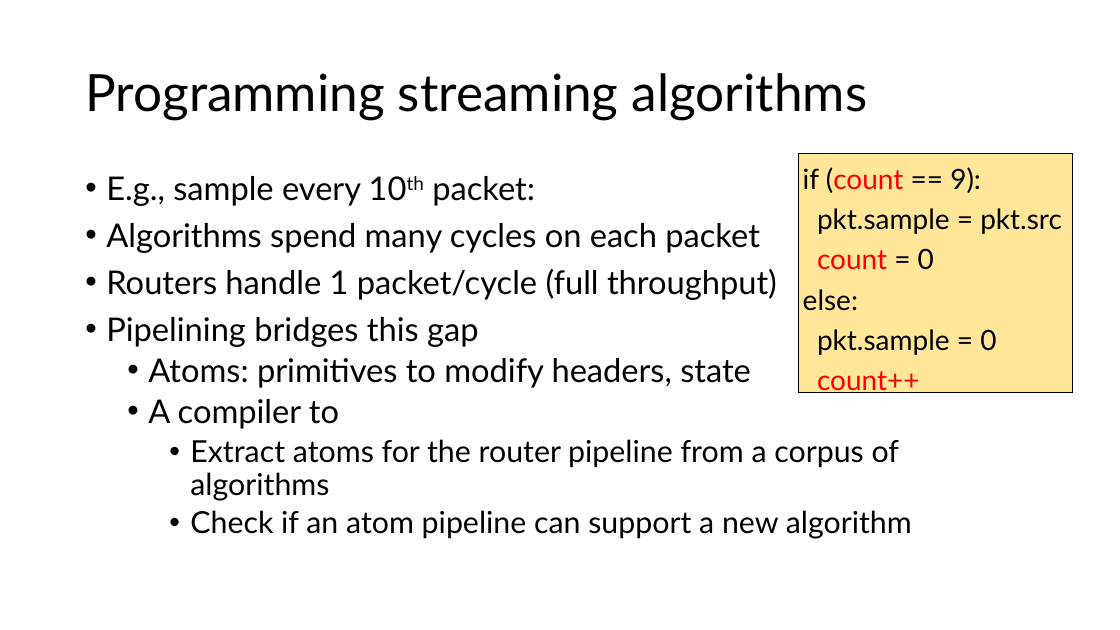
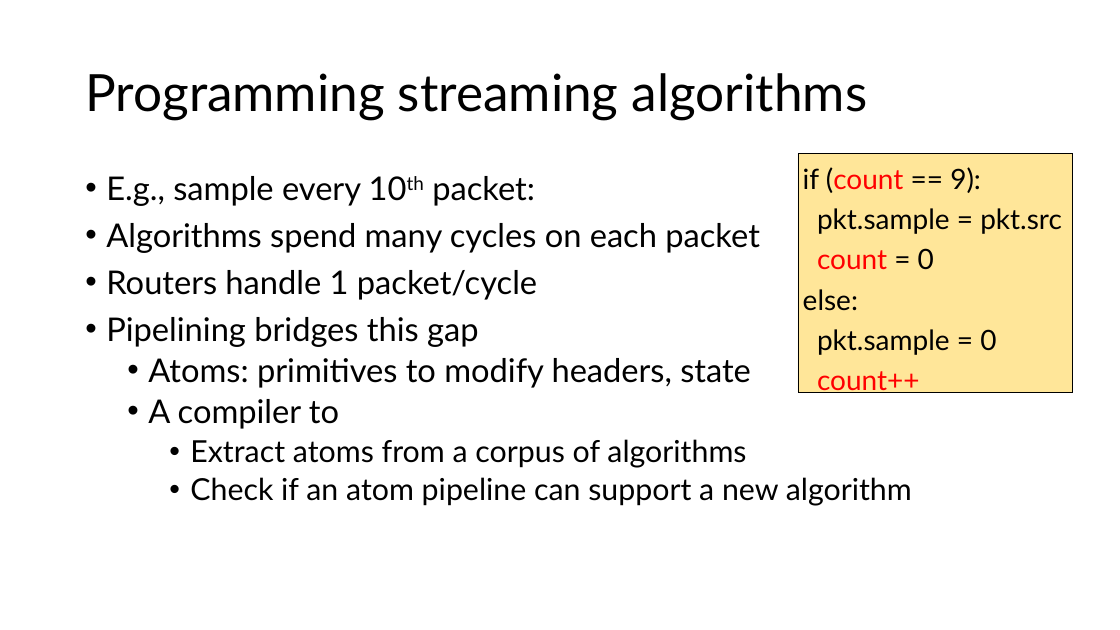
Before and after one commit to anirudhSK/pifo-domino-marple-ppts, a slide deck: slide 10 of combined_domino_pifo.pptx. Drawn at 1120x630 pixels with LibreOffice and Linux fonts; fonts in the diff are those of the drawing. Boxes give left, top, right and bottom in pixels: in the first picture for what was removed or moved away, otherwise in the second. Text is boxed around its words. In the diff, an @@ line names an element or a change of style, - is before the commit and + after.

```diff
--- a/combined_domino_pifo.pptx
+++ b/combined_domino_pifo.pptx
@@ text at box(106, 270, 537, 300): text changed @@
-• Routers handle 1 packet/cycle (full throughput)
+• Routers handle 1 packet/cycle
@@ text at box(190, 439, 746, 467): text changed @@
-    • Extract atoms for the router pipeline from a corpus of algorithms
+    • Extract atoms from a corpus of algorithms
```
Also in this commit, not shown: 4 other slides changed.
